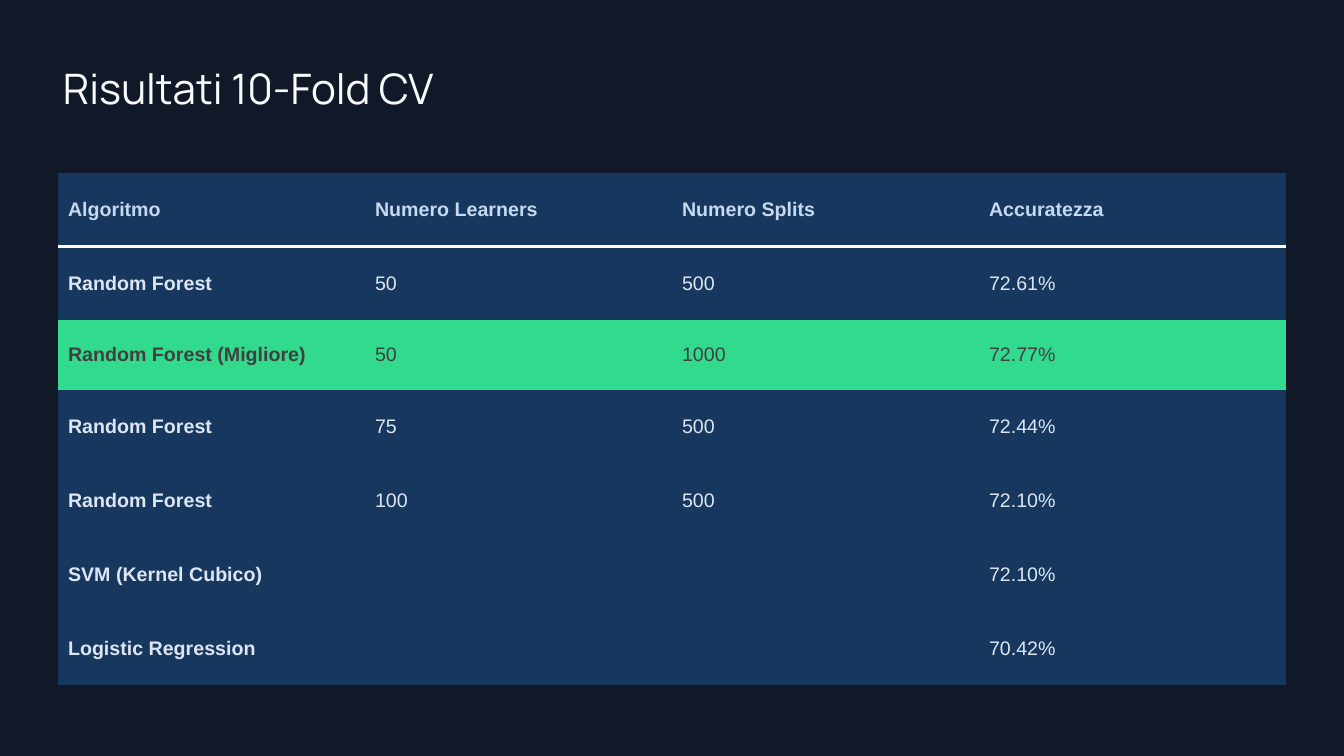
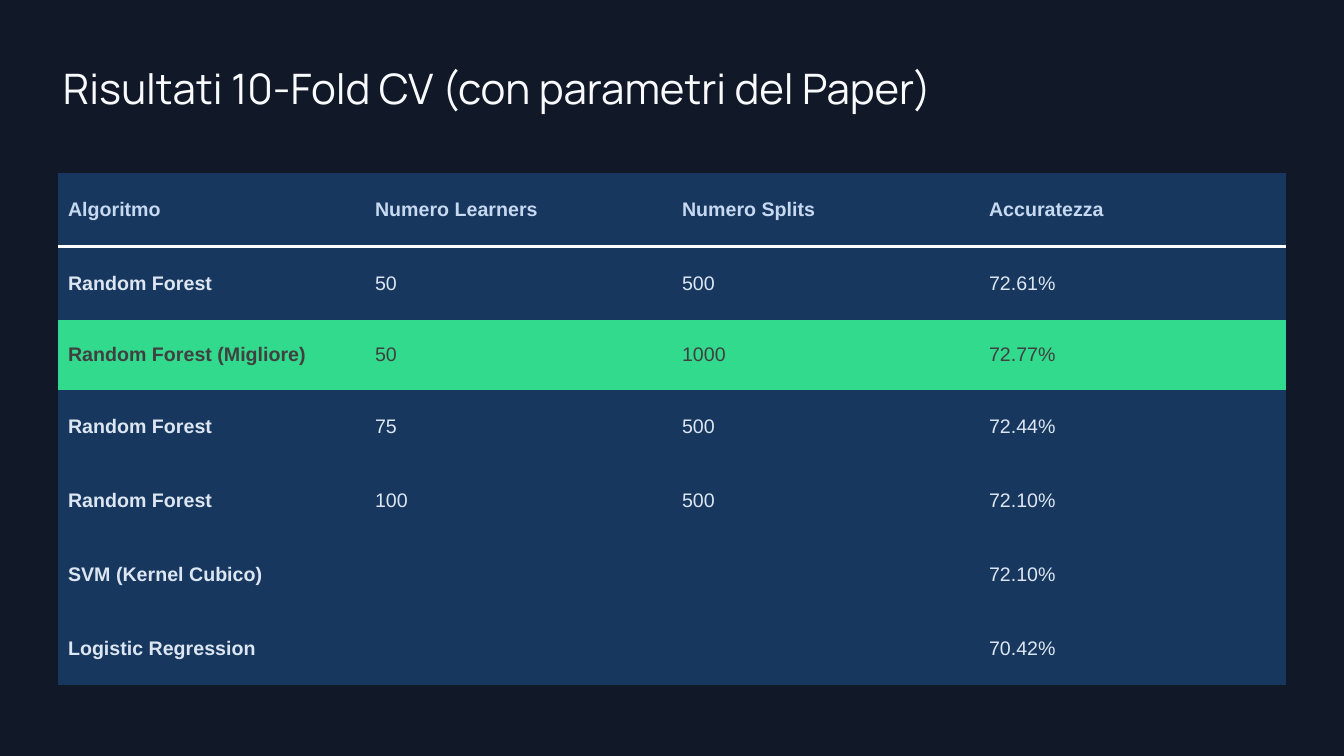
Before and after one commit to GABRYCA/ml-stress-rest, a slide deck: slide 8 of Progetto Interfacce Uomo-Macchina.pptx. Drawn at 1344x756 pixels with LibreOffice and Linux fonts; fonts in the diff are those of the drawing; background and template pictures are left out. Boxes give left, top, right and bottom in pixels: in the first picture for what was removed or moved away, otherwise in the second. Text is boxed around its words. In the diff, an @@ line names an element or a change of style, - is before the commit and + after.

```diff
--- a/Progetto Interfacce Uomo-Macchina.pptx
+++ b/Progetto Interfacce Uomo-Macchina.pptx
@@ text at (63, 69, 931, 114): text changed @@
-Risultati 10-Fold CV
+Risultati 10-Fold CV (con parametri del Paper)
```
Also in this commit, not shown: 8 other slides changed, 1 slide added, 4 other files.
